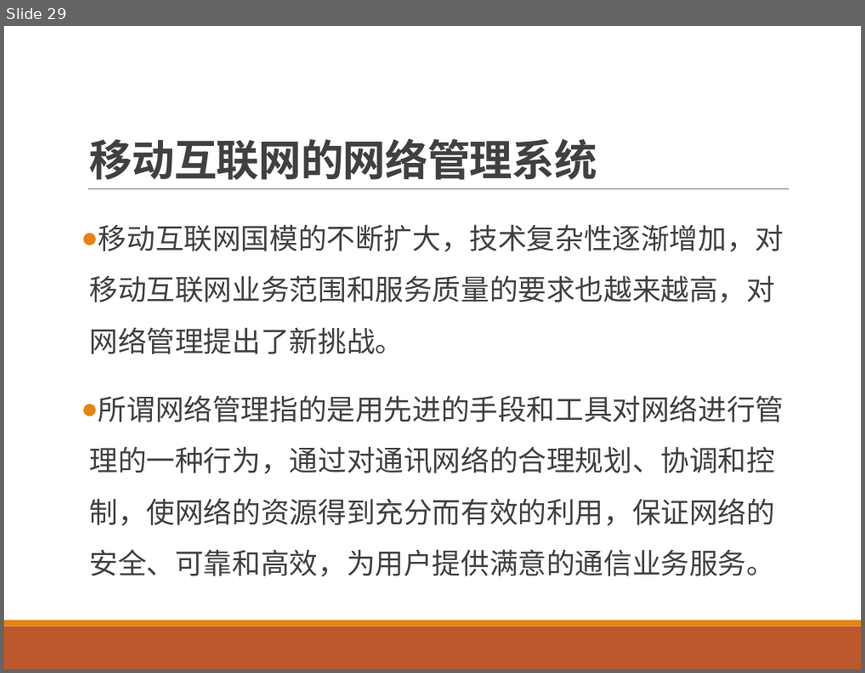
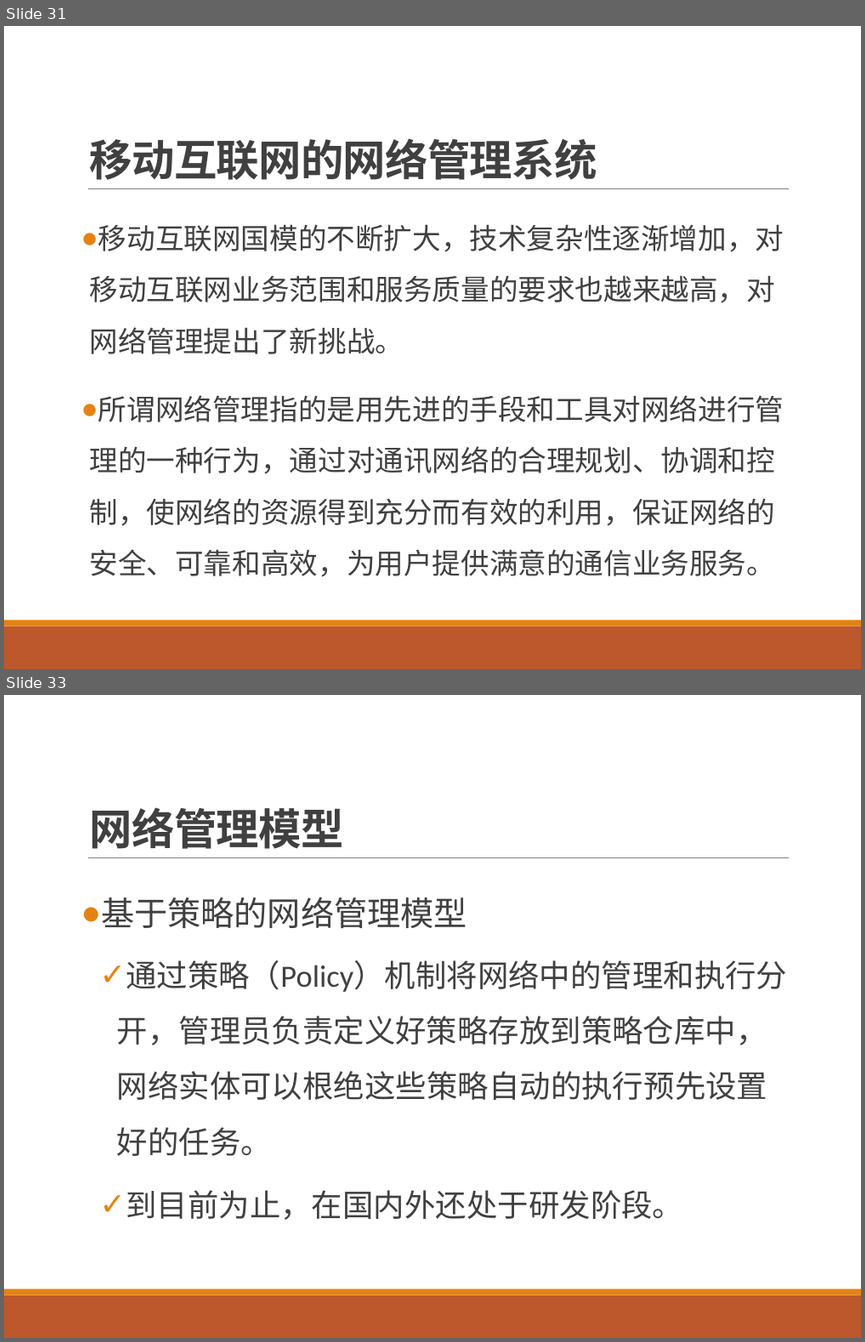
Before and after one commit to qianjin-sdu/PPT, a slide deck: 16.移动互联网的支撑技术及运营管理系统.pptx. Shown one above the other, each under a label of ours: slide 29 before the commit, slides 31 and 33 after it; the slides between them are not shown. The pictures are 865x673 and 865x1342 pixels, drawn with LibreOffice and Linux fonts; fonts in the diff are those of the drawing. Boxes give left, top, right and bottom in pixels: in the first picture for what was removed or moved away, otherwise in the second. Text is boxed around its words. In the diff, an @@ line names an element or a change of style, - is before the commit and + after.

```diff
--- a/16.移动互联网的支撑技术及运营管理系统.pptx
+++ b/16.移动互联网的支撑技术及运营管理系统.pptx
@@ slide 33 added at <box>4,695,861,1338</box>, background #FFFFFF; not listed: 3 template elements that a slide beside it also shows @@
@@ title added at <box>90,807,344,849</box>, 36 pt, text #404040, bold @@
+网络管理模型
@@ text added at <box>101,896,787,1219</box>, 26 pt, text #404040 @@
+● 基于策略的网络管理模型
+  ✓ 通过策略（Policy）机制将网络中的管理和执行分开，管理员负责定义好策略存放到策略仓库中，网络实体可以根绝这些策略自动的执行预先设置好的任务。
+  ✓ 到目前为止，在国内外还处于研发阶段。
@@ what was slide 29 is now slide 31 @@
```
Also in this commit, not shown: 6 slides changed, 3 other slides added, 1 slide removed.
